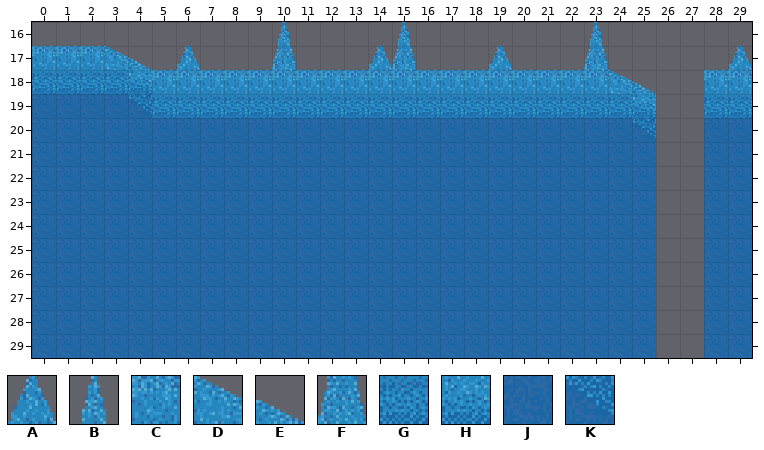
One commit to this Tiled map: hbtl/assets/maps/ice/ice_1.tmx. The picture above is the old version.
Cells are 16x16 px. Shown: x 0..29, y 16..29.
Key: from "ice": A 2, B 3, C 4, D 5, E 6, F 7, G 8, H 10, J 12, K 14.
_ is an empty cell.
Layer "walls" before, first column x 0:
16 ______________________________
17 CCCDE_________________________
18 GGGGHCCCCCCCCCCCCCCCCCCCDE__CC
19 JJJJKGGGGGGGGGGGGGGGGGGGGH__GG
20 JJJJJJJJJJJJJJJJJJJJJJJJJK__JJ
21 JJJJJJJJJJJJJJJJJJJJJJJJJJ__JJ
22 JJJJJJJJJJJJJJJJJJJJJJJJJJ__JJ
23 JJJJJJJJJJJJJJJJJJJJJJJJJJ__JJ
24 JJJJJJJJJJJJJJJJJJJJJJJJJJ__JJ
25 JJJJJJJJJJJJJJJJJJJJJJJJJJ__JJ
26 JJJJJJJJJJJJJJJJJJJJJJJJJJ__JJ
27 JJJJJJJJJJJJJJJJJJJJJJJJJJ__JJ
28 JJJJJJJJJJJJJJJJJJJJJJJJJJ__JJ
29 JJJJJJJJJJJJJJJJJJJJJJJJJJ__JJ
Layer "obstacles" before, first column x 0:
16 __________B____B_______B______
17 ______A___F___AF___A___F_____A
18 ______________________________
19 ______________________________
20 ______________________________
21 ______________________________
22 ______________________________
23 ______________________________
24 ______________________________
25 ______________________________
26 ______________________________
27 ______________________________
28 ______________________________
29 ______________________________
The result:
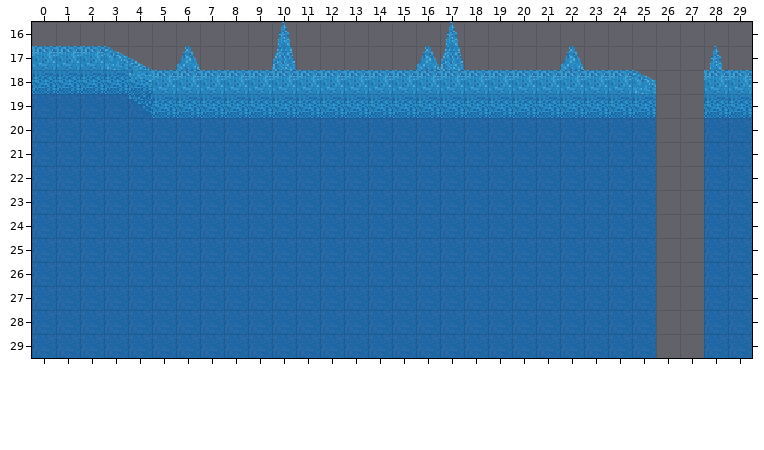
The exact change:
Changed rows in their new state; . is an unchanged cell.
Layer "walls":
first column x 24:
18 CD
19 .G
20 .J
Layer "obstacles":
first column x 14:
16 ._.B....._......
17 __AF._..A_....B_
Changed places in both pictures, as pixel boxes (x1, y1, x2, y2):
changed: (368, 22, 464, 70)
changed: (560, 22, 656, 138)
removed: (488, 46, 512, 70)
changed: (710, 46, 752, 70)
